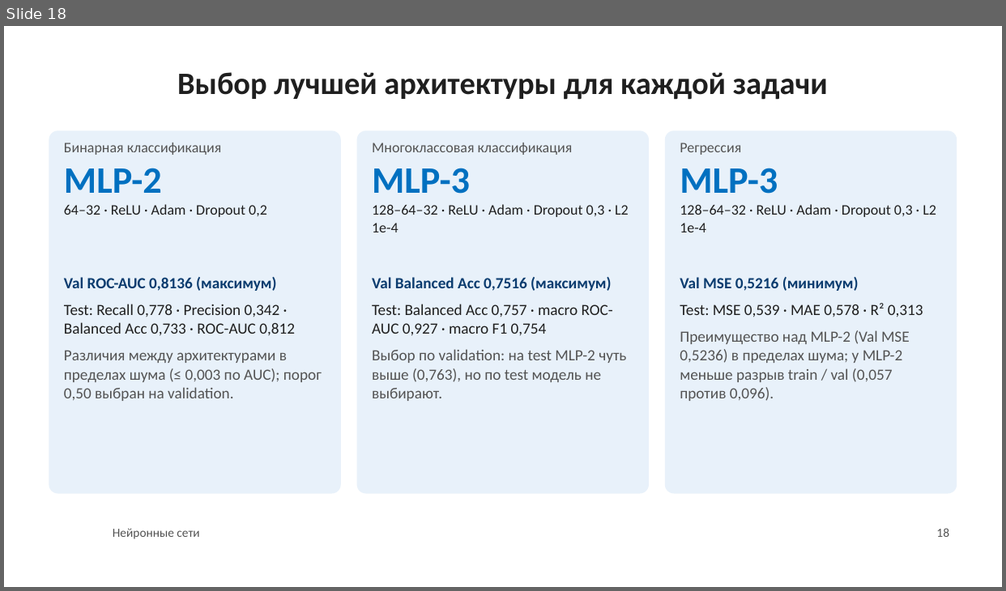
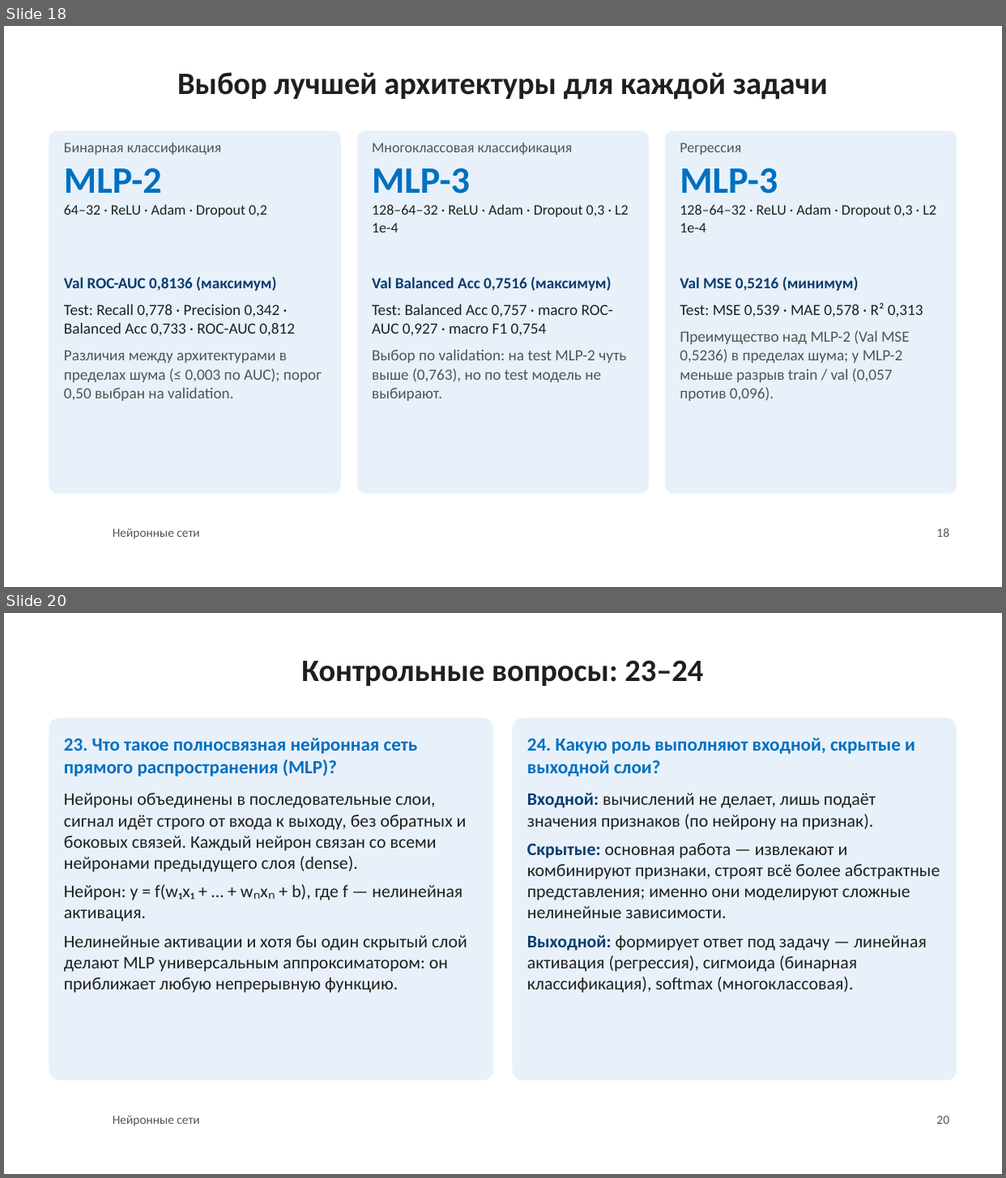
Before and after one commit to sergeydorof/neural_networks_labs, a slide deck: lab1/NN_Lab1_presentation.pptx. Shown one above the other, each under a label of ours: slide 18 before the commit, slides 18 and 20 after it; the slides between them are not shown. The pictures are 1006x591 and 1006x1178 pixels, drawn with LibreOffice and Linux fonts; fonts in the diff are those of the drawing; background and template pictures are left out. Boxes give left, top, right and bottom in pixels: in the first picture for what was removed or moved away, otherwise in the second. Text is boxed around its words. In the diff, an @@ line names an element or a change of style, - is before the commit and + after.

```diff
--- a/lab1/NN_Lab1_presentation.pptx
+++ b/lab1/NN_Lab1_presentation.pptx
@@ slide 20 added at (4,613,1002,1174), background #FFFFFF; not listed: 1 template element that a slide beside it also shows @@
@@ title added at (301,660,703,686), 30 pt, text #1F1F1F, bold @@
+Контрольные вопросы: 23–24
@@ rounded rectangle added at (49,717,493,1081), fill #E8F1FA @@
@@ rounded rectangle added at (513,717,957,1081), fill #E8F1FA @@
@@ text added at (64,738,467,993), 17 pt, text #1F1F1F @@
+23. Что такое полносвязная нейронная сеть прямого распространения (MLP)?
+Нейроны объединены в последовательные слои, сигнал идёт строго от входа к выходу, без обратных и боковых связей. Каждый нейрон связан со всеми нейронами предыдущего слоя (dense).
+Нейрон: y = f(w₁x₁ + … + wₙxₙ + b), где f — нелинейная активация.
+Нелинейные активации и хотя бы один скрытый слой делают MLP универсальным аппроксиматором: он приближает любую непрерывную функцию.
@@ text added at (527,738,940,993), 17 pt, text #1F1F1F @@
+24. Какую роль выполняют входной, скрытые и выходной слои?
+Входной: вычислений не делает, лишь подаёт значения признаков (по нейрону на признак).
+Скрытые: основная работа — извлекают и комбинируют признаки, строят всё более абстрактные представления; именно они моделируют сложные нелинейные зависимости.
+Выходной: формирует ответ под задачу — линейная активация (регрессия), сигмоида (бинарная классификация), softmax (многоклассовая).
@@ page number added at (936,1116,949,1124), 12 pt, text #535353 @@
+20
```
Also in this commit, not shown: 1 slide changed, 12 other slides added, 5 other files.
